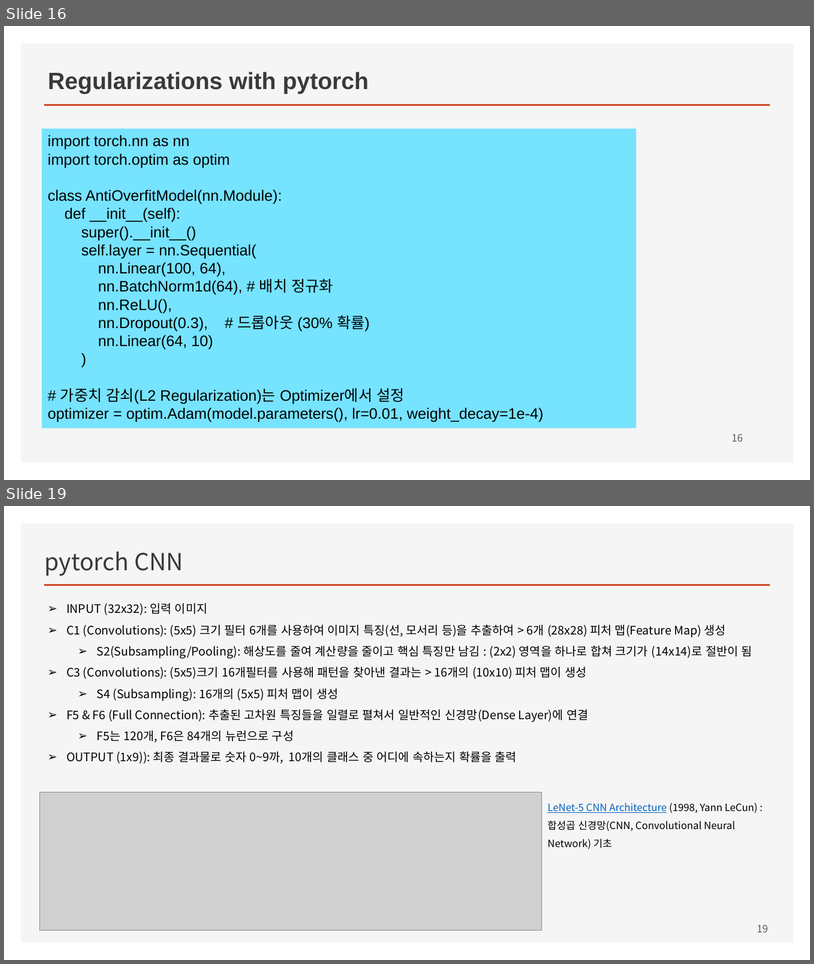
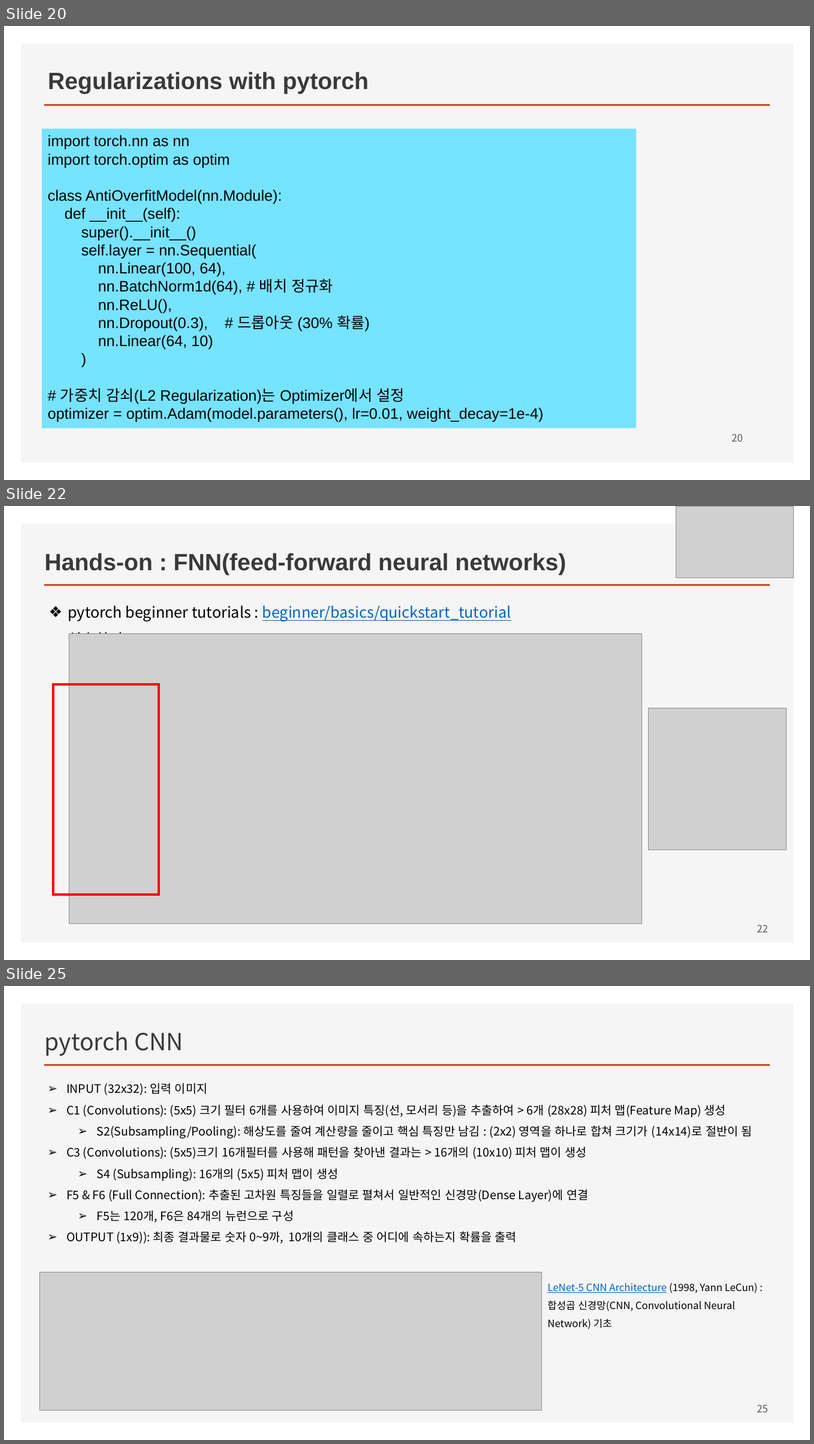
Before and after one commit to ancestor9/mathematics-for-machine-learning, a slide deck: Linear_Algebra/w5_03_Deep_Learning_with_pytorch.pptx. Shown one above the other, each under a label of ours: slides 16 and 19 before the commit, slides 20, 22 and 25 after it; the slides between them are not shown. The pictures are 814x964 and 814x1444 pixels, drawn with LibreOffice and Linux fonts; fonts in the diff are those of the drawing; grey boxes stand for pictures; background and template pictures are left out. Boxes give left, top, right and bottom in pixels: in the first picture for what was removed or moved away, otherwise in the second. Text is boxed around its words. In the diff, an @@ line names an element or a change of style, - is before the commit and + after.

```diff
--- a/Linear_Algebra/w5_03_Deep_Learning_with_pytorch.pptx
+++ b/Linear_Algebra/w5_03_Deep_Learning_with_pytorch.pptx
@@ slide 22 added at (4, 506, 810, 960), background #FFFFFF; not listed: 2 template elements that a slide beside it also shows @@
@@ picture added at (677, 506, 794, 578) @@
@@ title added at (45, 553, 566, 575), 28 pt, text #3B3838, bold @@
+Hands-on : FNN(feed-forward neural networks)
@@ text added at (68, 606, 512, 649), 18 pt, text #0563C1, underline @@
+❖ pytorch beginner tutorials : beginner/basics/quickstart_tutorial 실습하기
@@ picture added at (69, 634, 642, 924) @@
@@ rectangle added at (53, 684, 159, 894), outline #FF0000 3 pt @@
@@ picture added at (649, 708, 787, 849) @@
@@ page number added at (757, 924, 768, 932), 12 pt, text #595959 @@
+22
@@ what was slide 16 is now slide 20 @@
@@ page number at (732, 433, 743, 441): text changed @@
-16
+20
@@ what was slide 19 is now slide 25 @@
@@ page number at (757, 1404, 768, 1412): text changed @@
-19
+25
```
Also in this commit, not shown: 1 slide changed, 9 other slides added, 1 slide removed, 2 other files.
